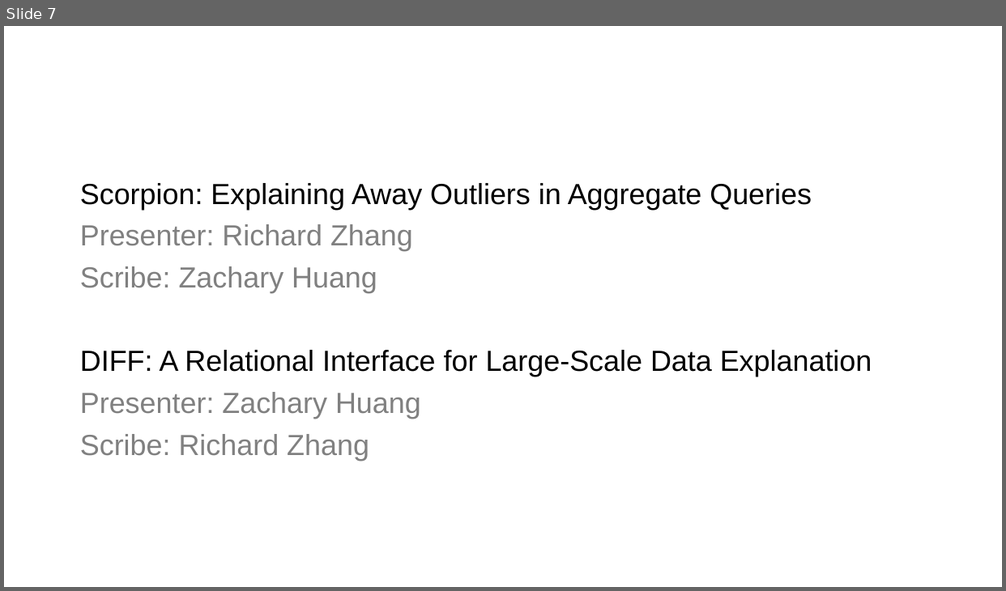
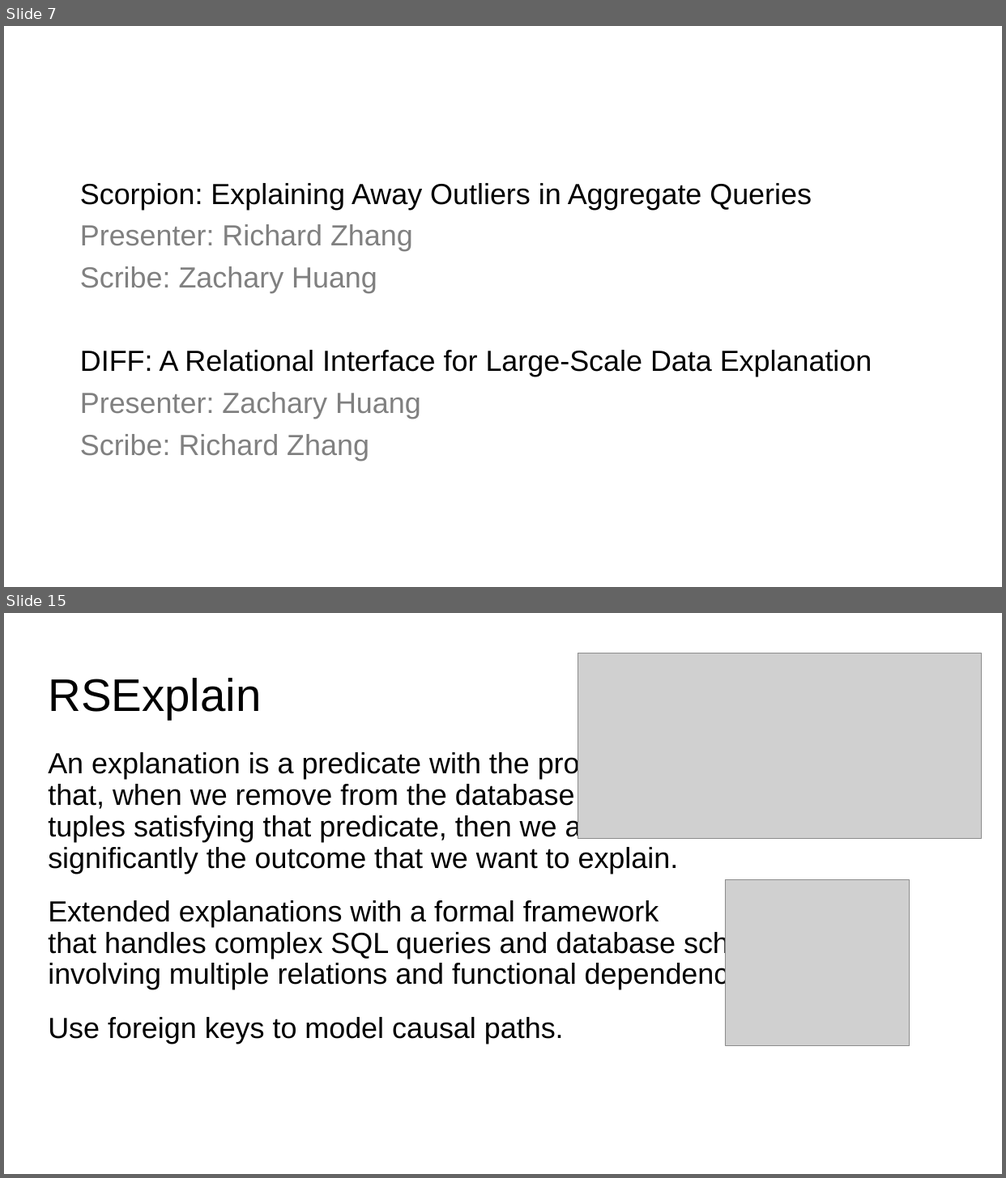
Before and after one commit to columbiaviz/columbiaviz.github.io, a slide deck: 2020s_w6998/lecs/14_explanation.pptx. Shown one above the other, each under a label of ours: slide 7 before the commit, slides 7 and 15 after it; the slides between them are not shown. The pictures are 1006x591 and 1006x1178 pixels, drawn with LibreOffice and Linux fonts; fonts in the diff are those of the drawing; grey boxes stand for pictures. Boxes give left, top, right and bottom in pixels: in the first picture for what was removed or moved away, otherwise in the second. Text is boxed around its words. In the diff, an @@ line names an element or a change of style, - is before the commit and + after.

```diff
--- a/2020s_w6998/lecs/14_explanation.pptx
+++ b/2020s_w6998/lecs/14_explanation.pptx
@@ slide 15 added at (x1=4, y1=613, x2=1002, y2=1174), background #FFFFFF @@
@@ picture added at (x1=577, y1=653, x2=981, y2=838) @@
@@ title added at (x1=48, y1=678, x2=261, y2=719), 44 pt, text #000000 @@
+RSExplain
@@ text added at (x1=48, y1=751, x2=800, y2=1044), 28 pt, text #000000 @@
+An explanation is a predicate with the property
+that, when we remove from the database all
+tuples satisfying that predicate, then we affect
+significantly the outcome that we want to explain.
+Extended explanations with a formal framework
+that handles complex SQL queries and database schemas
+involving multiple relations and functional dependencies.
+Use foreign keys to model causal paths.
@@ picture added at (x1=725, y1=879, x2=909, y2=1046) @@
```
Also in this commit, not shown: 38 other slides added, 1 other file.
